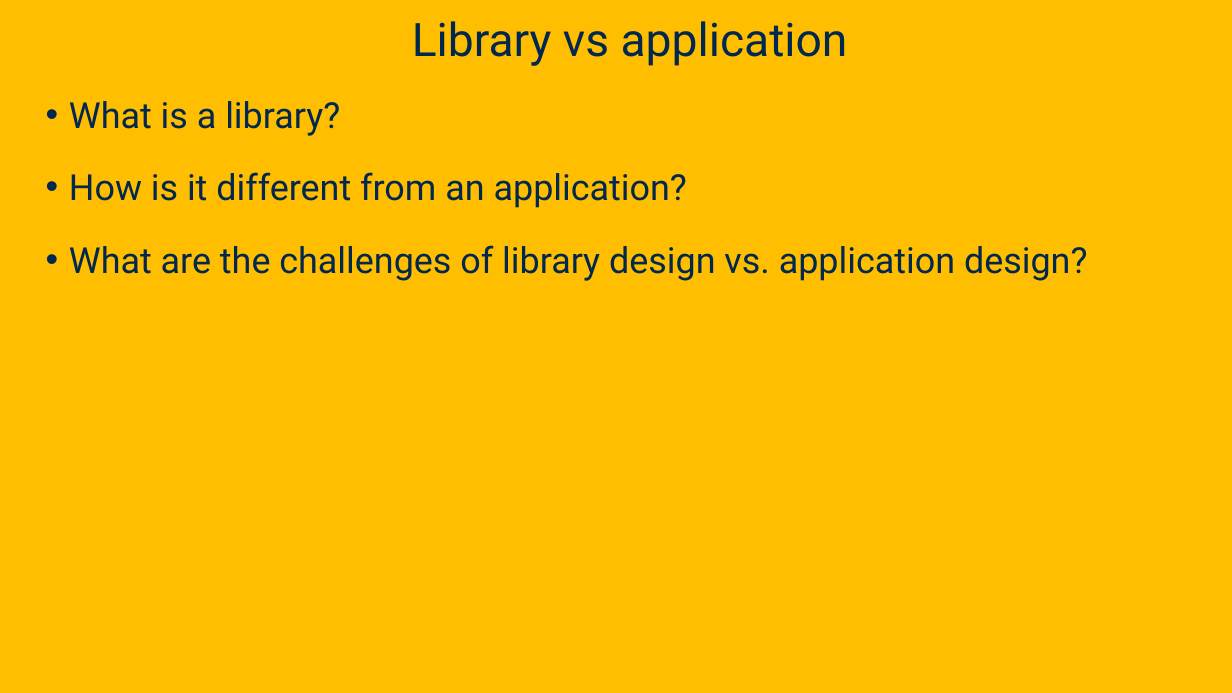
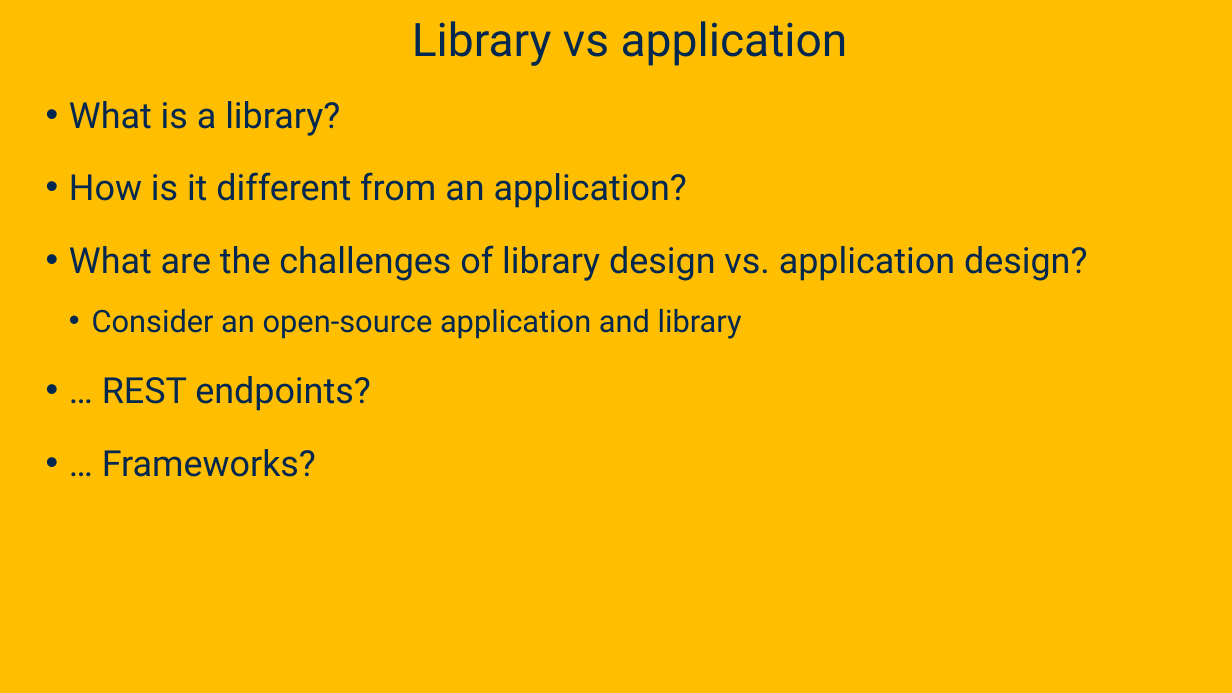
Before and after one commit to davsec-teaching/ecs160-f25, a slide deck: slide 18 of slides/2_oo_background.pptx (slide 17 before the commit). Drawn at 1232x693 pixels with LibreOffice and Linux fonts; fonts in the diff are those of the drawing; background and template pictures are left out. Boxes give left, top, right and bottom in pixels: in the first picture for what was removed or moved away, otherwise in the second. Text is boxed around its words. In the diff, an @@ line names an element or a change of style, - is before the commit and + after.

```diff
--- a/slides/2_oo_background.pptx
+++ b/slides/2_oo_background.pptx
@@ text at [92,309,742,477]: paragraphs added @@
+  • Consider an open-source application and library
+• … REST endpoints?
+• … Frameworks?
```
Also in this commit, not shown: 18 other slides changed, 2 slides added.
